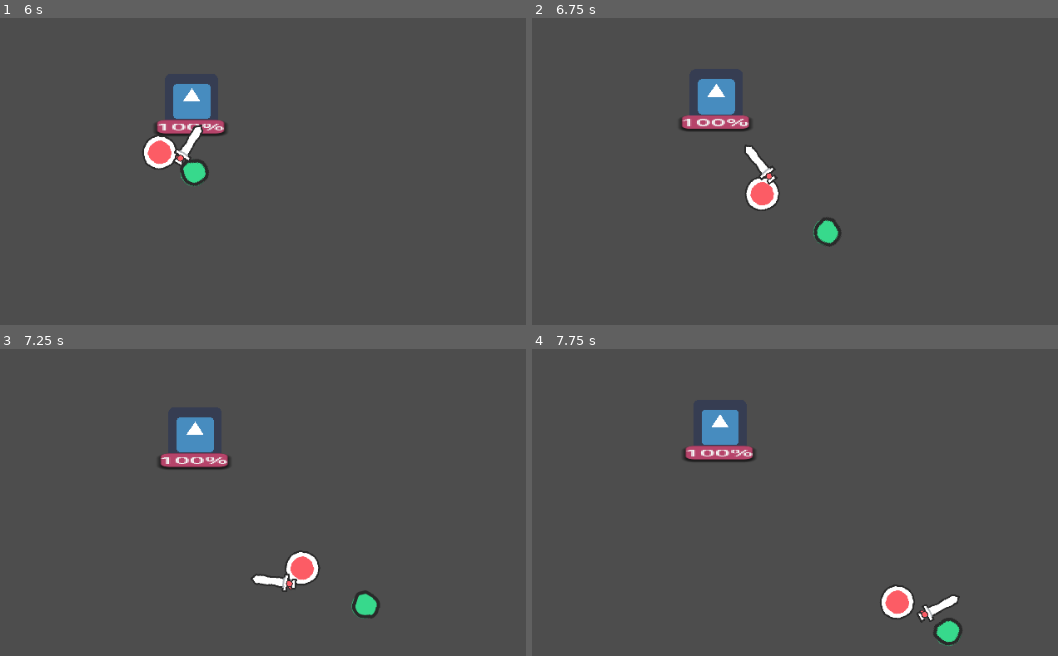
Above: before the commit, frames 1-4 (two rows, left to right).
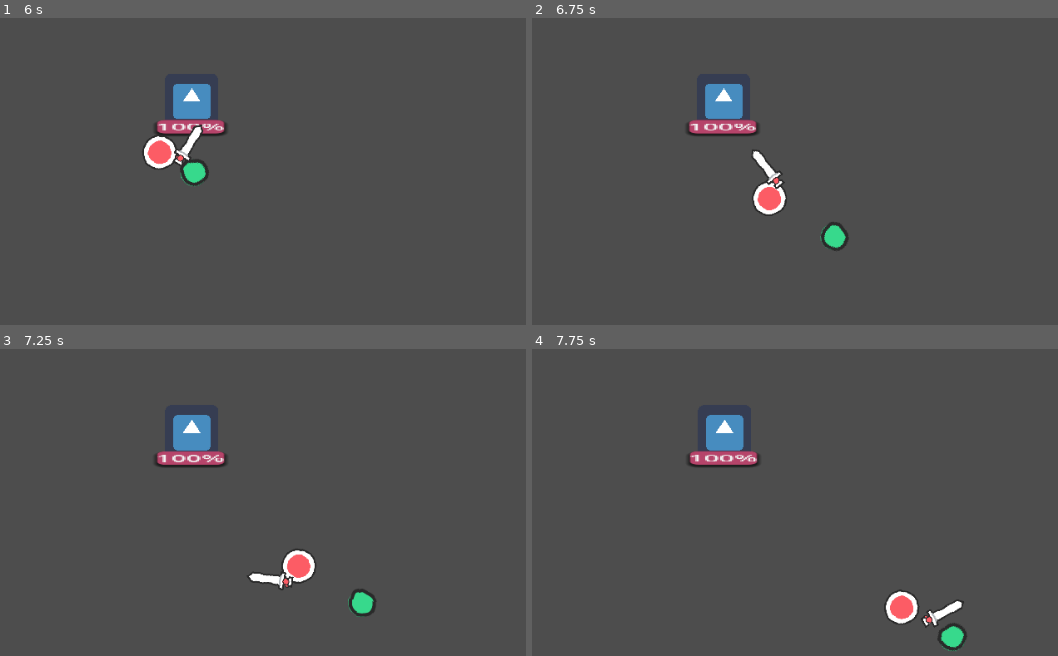
Above: after the commit, the same moments.

Repository: AndreeBurlamaqui/Gorgedot
Game: Godot game, scene res://Game/Scenes/family_defense.tscn
Two runs of this game, one before a commit and one after it. Both use one fixed random seed, a clock stepped at 60 frames per second and the inputs below. The engine's default icon, where the game draws it, is replaced by a stand-in: a white triangle on a blue panel in a dark square.
Inputs (mouse positions are in pixels of both pictures, inside the frame that each line leads up to):
- Up to frame 1 (6 s): tap Enter at 0.5, 2, 3.5 s; move the mouse to (368, 79) at 0.52 s; tap Space at 1.25, 2.75, 4.25 s; move the mouse to (31, 122) at 1.27 s; move the mouse to (outside the picture) at 2.02 s; move the mouse to (152, 189) at 2.77 s; move the mouse to (431, 168) at 3.52 s; move the mouse to (outside the picture) at 4.27 s; move the mouse to (231, 100) at 5.02 s; move the mouse to (outside the picture) at 5.77 s
- Up to frame 2 (6.75 s): move the mouse to (900, 79) at 6.52 s
- Up to frame 3 (7.25 s): no input
- Up to frame 4 (7.75 s): move the mouse to (563, 453) at 7.27 s

Frame 1 is identical in both runs. In frame 2, 2.7% of the frame differs, in the area x 28-61%, y 19-76%; in frame 3, 1.8%; in frame 4, 2.6%.

Commit message:
+ Improved and simplified camera shake

Diff:
--- a/Game/CameraManager.gd
+++ b/Game/CameraManager.gd
@@ -1,31 +1,25 @@
 extends Node
 
 var mainCamera : Camera
-var noise : FastNoiseLite
 var shakeTween : Tween
-
-# Called when the node enters the scene tree for the first time.
-func _ready():
-	noise = FastNoiseLite.new()
-
-# Called every frame. 'delta' is the elapsed time since the previous frame.
-func _process(delta):
-	pass
 
 func SetMainCamera(newCam : Camera):
 	mainCamera = newCam
 
 func Shake(intensity : float, duration : float):
-	if shakeTween != null:
+	if shakeTween and shakeTween.is_valid(): # Cancel any ongoing shake
 		shakeTween.kill()
-	shakeTween = create_tween()
-	var force = noise.get_noise_1d(Time.get_ticks_msec() * intensity)
-	var randomX = randf_range(-intensity, intensity)
-	var randomY = randf_range(-intensity, intensity)
-	var offset = Vector2(force * randomX, force * randomY)
+
 	var oldPos = mainCamera.global_position
-	shakeTween.tween_property(mainCamera, "global_position", offset, duration)
-	shakeTween.tween_property(mainCamera, "global_position", oldPos, duration * 0.15)
+	shakeTween = create_tween().set_trans(Tween.TRANS_SINE).set_ease(Tween.EASE_OUT)
+	shakeTween.tween_method(_shake_progress.bind(intensity), 0.0, 1.0, duration)
 	shakeTween.play()
 	await shakeTween.finished
 	mainCamera.global_position = oldPos
+
+func _shake_progress(progress : float, intensity : float):
+	var decreaser = 1.0 - progress
+	var randX = randf_range(-1, 1) * intensity * decreaser
+	var randY = randf_range(-1, 1) * intensity * decreaser
+	mainCamera.global_position = Vector2(randX, randY)
+	# print("Shaking camera by ", mainCamera.global_position, "[%.2f/1]" %decreaser)
--- a/Game/Units/Player/PlayerController.gd
+++ b/Game/Units/Player/PlayerController.gd
@@ -46,4 +46,4 @@
 
 func _on_health_hit(attacker, health):
 	TinyUtils.set_time_scale(0.05, 1.15)
-	CameraManager.Shake(150, 0.15)
+	CameraManager.Shake(10, 0.15)
